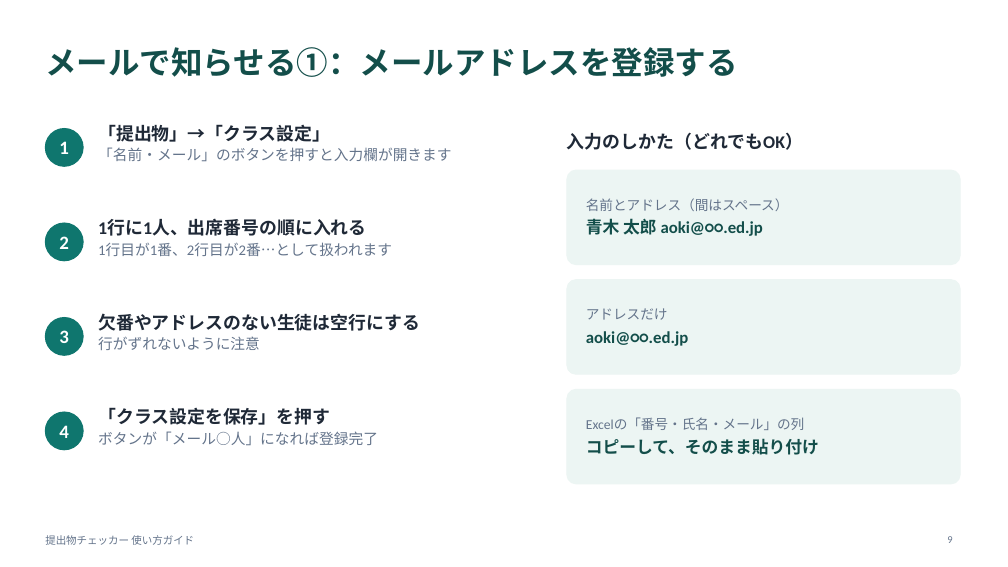
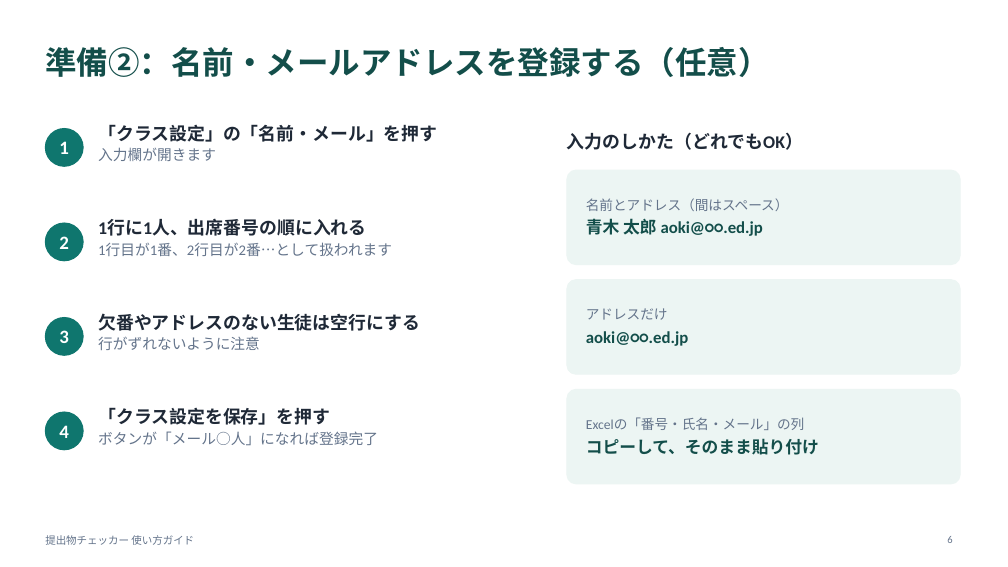
Before and after one commit to daharakazu-glitch/homework-checker, a slide deck: slide 6 of docs/提出物チェッカー_使い方ガイド.pptx (slide 9 before the commit). Drawn at 1008x567 pixels with LibreOffice and Linux fonts; fonts in the diff are those of the drawing. Boxes give left, top, right and bottom in pixels: in the first picture for what was removed or moved away, otherwise in the second. Text is boxed around its words. In the diff, an @@ line names an element or a change of style, - is before the commit and + after.

```diff
--- a/docs/提出物チェッカー_使い方ガイド.pptx
+++ b/docs/提出物チェッカー_使い方ガイド.pptx
@@ title at (45,47,769,77): text changed @@
-メールで知らせる①：メールアドレスを登録する
+準備②：名前・メールアドレスを登録する（任意）
@@ text at (98,124,437,161): text changed; size 14 to 17 pt; text colour #64748B to #1F2937; bold on @@
-「提出物」→「クラス設定」
-「名前・メール」のボタンを押すと入力欄が開きます
+「クラス設定」の「名前・メール」を押す
+入力欄が開きます
```
Also in this commit, not shown: 11 other slides changed, 8 slides added, 1 slide removed.
